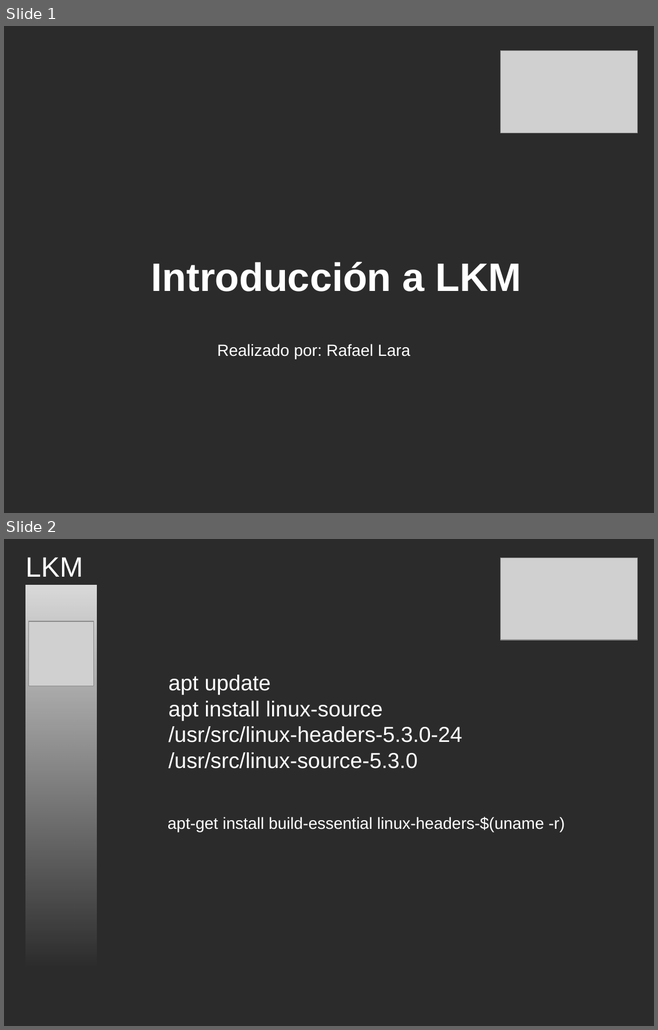
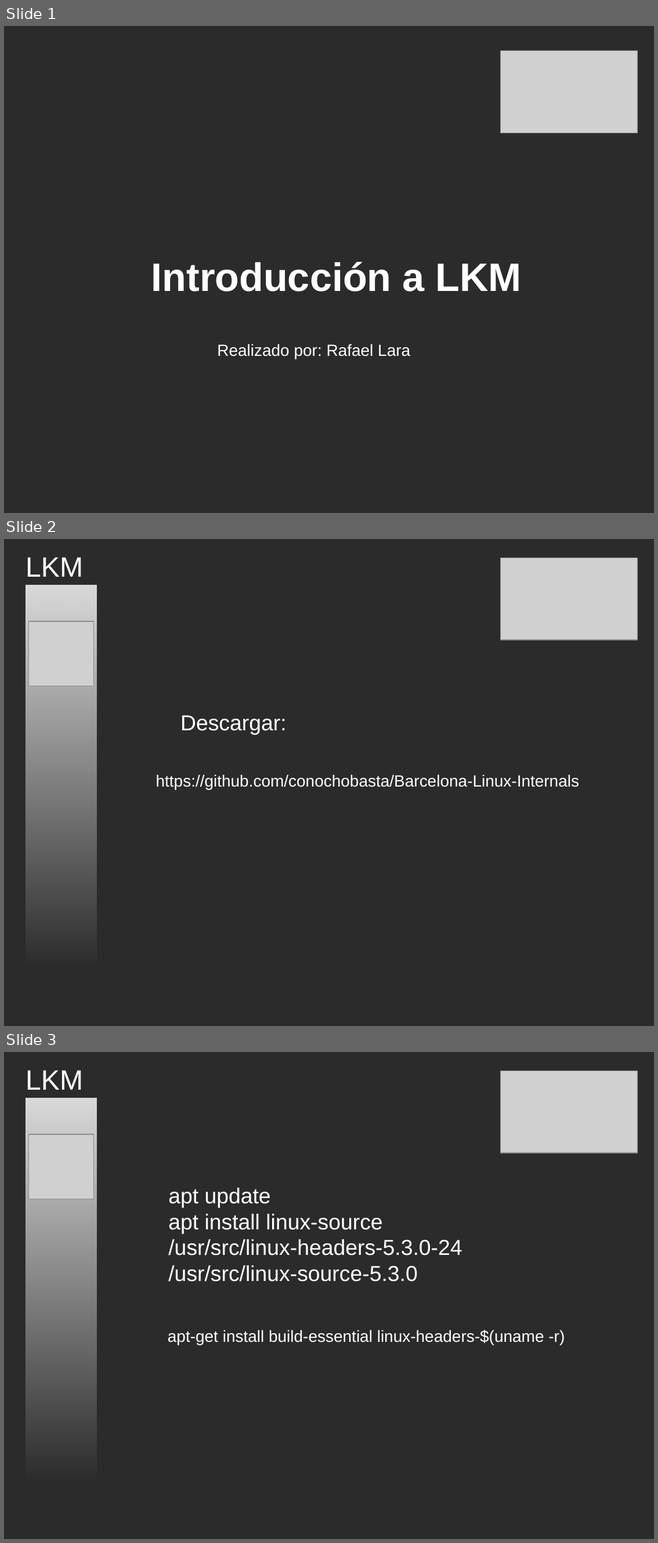
Before and after one commit to conochobasta/Barcelona-Linux-Internals, a slide deck: slides/Sesión2-LKM.pptx. Shown one above the other, each under a label of ours: slides 1 and 2 before the commit, slides 1, 2 and 3 after it. The pictures are 658x1030 and 658x1543 pixels, drawn with LibreOffice and Linux fonts; fonts in the diff are those of the drawing; grey boxes stand for pictures; background and template pictures are left out; a plain dark background stands for a picture behind light text. Boxes give left, top, right and bottom in pixels: in the first picture for what was removed or moved away, otherwise in the second. Text is boxed around its words. In the diff, an @@ line names an element or a change of style, - is before the commit and + after.

```diff
--- a/slides/Sesión2-LKM.pptx
+++ b/slides/Sesión2-LKM.pptx
@@ slide 2 added at (4, 539, 654, 1026), background picture (left out) @@
@@ text added at (25, 557, 83, 577), 31 pt, text #FFFFFF @@
+LKM
@@ picture added at (500, 558, 637, 640) @@
@@ rectangle added at (25, 585, 96, 970), fill gradient #FFFFFF @@
@@ picture added at (29, 621, 94, 686) @@
@@ text added at (180, 715, 286, 735), 24 pt, text #FFFFFF @@
+Descargar:
@@ text added at (156, 774, 579, 790), 18 pt, text #FFFFFF @@
+https://github.com/conochobasta/Barcelona-Linux-Internals
@@ what was slide 2 is now slide 3 @@
```
